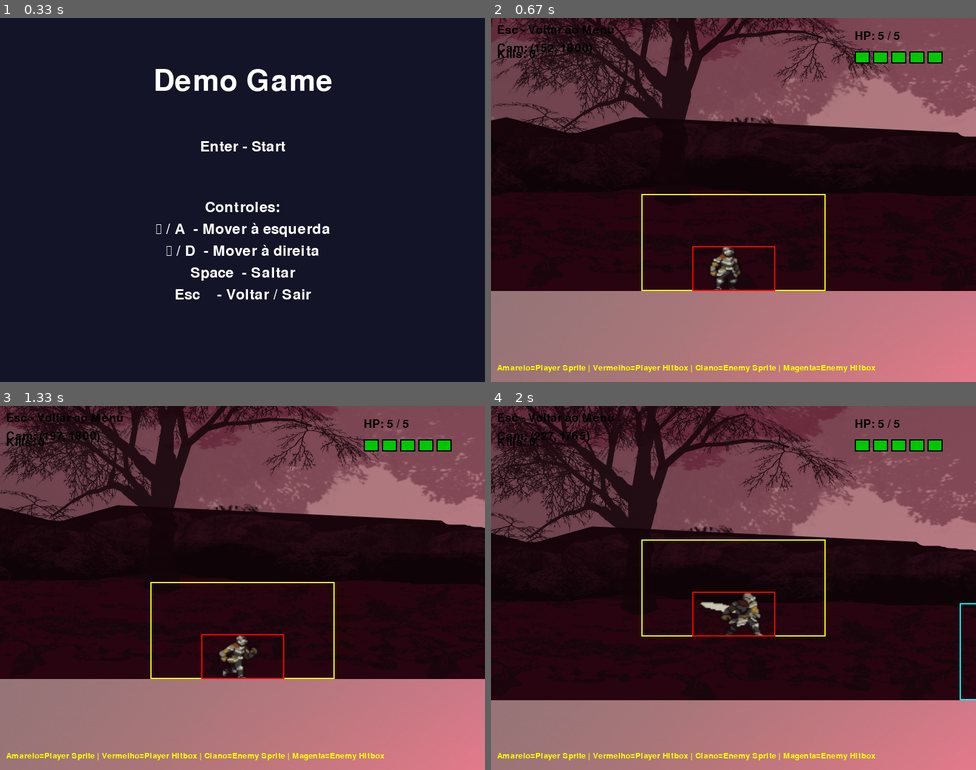
Above: before the commit, frames 1-4 (two rows, left to right).
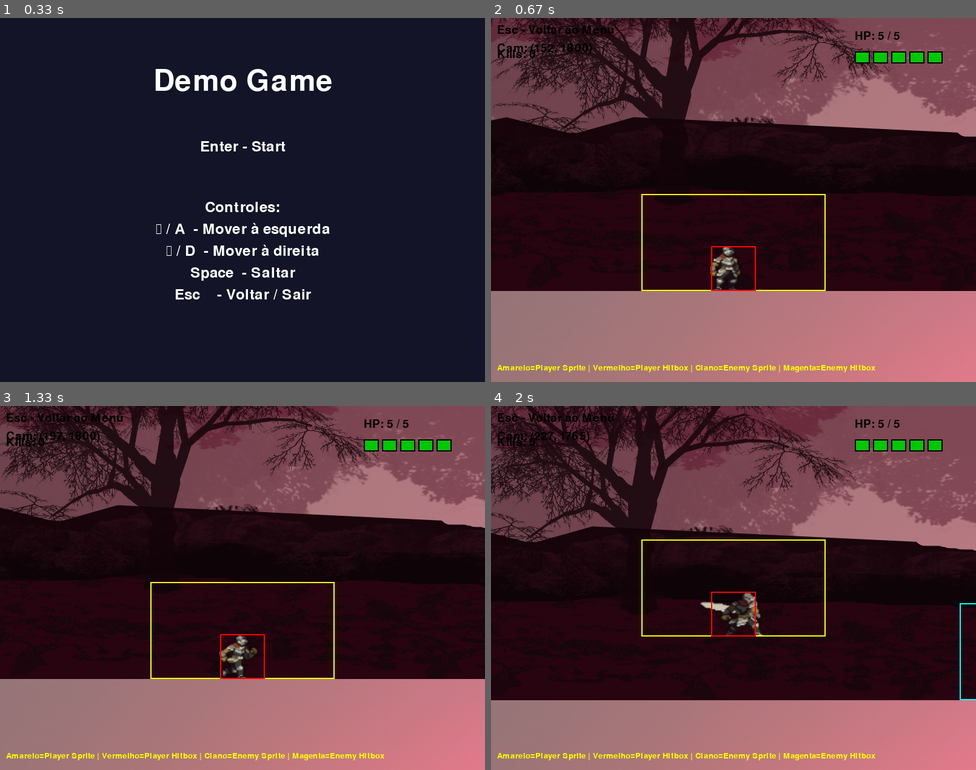
Above: after the commit, the same moments.

Repository: juniodevs/PyGameProject
Game: pygame game, started from src/main.py
Same seed, same stepped clock (60 frames per second), same inputs: the game is played once before the commit and once after it.
Inputs:
- Up to frame 1 (0.33 s): no input
- Up to frame 2 (0.67 s): tap Enter at 0.33 s
- Up to frame 3 (1.33 s): tap Ctrl at 0.67, 1.07 s; hold D from 1 s (still down)
- Up to frame 4 (2 s): tap Ctrl at 1.37, 1.57, 1.9 s; release D at 1.47 s; hold Up 1.5-1.8 s; hold W 1.5-1.8 s; hold Right from 1.83 s (still down); hold D from 1.83 s (still down)

Frame 1 is identical in both runs. In frame 2, 0.2% of the frame differs, in the area x 41-59%, y 62-75%; in frame 3, 0.2%; in frame 4, 0.2%.

Commit message:
Refactor hitbox dimensions for player and enemy; adjust collision detection to use hitboxes for better accuracy and consistency in gameplay.

Diff:
--- a/src/game/entities/enemy.py
+++ b/src/game/entities/enemy.py
@@ -24,9 +24,8 @@
         self.height = 160
         self.rect = pygame.Rect(x, y, self.width, self.height)
 
-        # Actual character hitbox (proportional to sprite)
         # Much larger to match sprite size better
-        self.hitbox_width = 137
+        self.hitbox_width = 74
         self.hitbox_height = 74
 
         # Movement
@@ -194,11 +193,15 @@
         else:
             self.on_ground = False
 
-        # Keep inside horizontal bounds
-        if self.rect.left < 0:
-            self.rect.left = 0
-        if self.rect.right > world_width:
-            self.rect.right = world_width
+        # Keep inside horizontal bounds based on hitbox (not sprite image)
+        # Shift the sprite rect so the hitbox remains inside the world bounds.
+        hb = self.get_hitbox()
+        if hb.left < 0:
+            overlap = 0 - hb.left
+            self.rect.x += overlap
+        if hb.right > world_width:
+            overlap = hb.right - world_width
+            self.rect.x -= overlap
 
         # Update cooldowns
         now = pygame.time.get_ticks()
--- a/src/game/entities/player.py
+++ b/src/game/entities/player.py
@@ -11,14 +11,12 @@
     """
 
     def __init__(self, x, y):
-        # target logical size for the sprite frames (increased size)
-        # Updated to 304x160 as per requirements
         self.width = 304
         self.height = 160
         self.rect = pygame.Rect(x, y, self.width, self.height)
 
         # Hitbox (same as enemy for consistency)
-        self.hitbox_width = 137
+        self.hitbox_width = 74
         self.hitbox_height = 74
 
         # Movement
@@ -193,6 +191,17 @@
         self.rect.x += int(self.vel_x + self.knockback_vel_x)
         self.rect.y += int(self.vel_y)
 
+        # Ensure horizontal/world bounds based on hitbox (not sprite image)
+        # If the hitbox is going out of bounds, shift the full sprite rect so the hitbox stays inside.
+        hb = self.get_hitbox()
+        if hb.left < 0:
+            # shift right by the overlap amount
+            overlap = 0 - hb.left
+            self.rect.x += overlap
+        if hb.right > screen_width:
+            overlap = hb.right - screen_width
+            self.rect.x -= overlap
+
         # Floor collision
         if self.rect.bottom >= ground_y:
             self.rect.bottom = ground_y
@@ -202,12 +211,6 @@
         else:
             self.on_ground = False
 
-        # Keep inside horizontal bounds
-        if self.rect.left < 0:
-            self.rect.left = 0
-        if self.rect.right > screen_width:
-            self.rect.right = screen_width
-
         # Decide animation state based on velocities and flags
         # Death/hit take precedence (not implemented death trigger here)
         if self.state == 'death':
--- a/src/game/scenes/gameplay.py
+++ b/src/game/scenes/gameplay.py
@@ -40,6 +40,8 @@
         self.background = ParallaxBackground(self.screen_width, self.screen_height, self.world_width, self.ground_y)
 
         self.font = pygame.font.Font(None, 28)
+        # Debug toggles
+        self.debug_attacks = False  # set True to print attack/hitbox rects when damage occurs
 
         # Death state tracking
         self.is_dead = False
@@ -209,34 +211,46 @@
         # Only check on attack states
         if not self.player.state.startswith('attack'):
             return
-
-        # Get attack hitbox (extends in front of player)
+        # Build attack rect relative to the player's hitbox (not sprite rect)
+        # This ensures vertical alignment and collisions are based on hitboxes only.
         attack_range = 180  # How far the attack reaches
-        attack_height = self.player.height // 2  # Narrower vertical range
-        attack_y_offset = self.player.height // 4
+        player_hb = self.player.get_hitbox()
+        attack_height = player_hb.height  # match hitbox height for consistent vertical coverage
+        attack_y = player_hb.top
 
         if self.player.facing > 0:
             attack_rect = pygame.Rect(
-                self.player.rect.right,
-                self.player.rect.top + attack_y_offset,
+                player_hb.right,
+                attack_y,
                 attack_range,
                 attack_height
             )
         else:
             attack_rect = pygame.Rect(
-                self.player.rect.left - attack_range,
-                self.player.rect.top + attack_y_offset,
+                player_hb.left - attack_range,
+                attack_y,
                 attack_range,
                 attack_height
             )
 
         # Check collision with enemies using their hitbox
+        # Narrow the vertical coverage of the attack to the central portion of the hitbox
+        # This reduces hitting transparent sprite areas above/below the body.
+        attack_height = max(8, int(player_hb.height * 0.6))
+        attack_y = player_hb.top + (player_hb.height - attack_height) // 2
+        if self.player.facing > 0:
+            attack_rect = pygame.Rect(player_hb.right, attack_y, attack_range, attack_height)
+        else:
+            attack_rect = pygame.Rect(player_hb.left - attack_range, attack_y, attack_range, attack_height)
+
         for enemy in self.enemies:
             enemy_hitbox = enemy.get_hitbox()
             if attack_rect.colliderect(enemy_hitbox):
                 # Damage enemy and knock it back (away from player)
                 damage_amount = 2
                 knockback_dir = 1 if self.player.facing > 0 else -1
+                if self.debug_attacks:
+                    print(f"ATTACK hit: attack_rect={attack_rect}, enemy_rect={enemy.rect}, enemy_hitbox={enemy_hitbox}")
                 killed = enemy.take_damage(damage_amount, knockback_dir)
 
                 # Knockback player back from enemy
@@ -253,26 +267,17 @@
             # Only check if enemy is in attack state
             if enemy.state != 'attack1' and enemy.state != 'attack2':
                 continue
-
-            # Get attack hitbox from enemy (extends in front of enemy)
+            # Get attack hitbox from enemy's hitbox (extends in front of enemy)
             attack_range = 180
-            attack_height = enemy.height // 2
-            attack_y_offset = enemy.height // 4
+            enemy_hb = enemy.get_hitbox()
+            # Narrow enemy attack vertical coverage to central portion of its hitbox
+            attack_height = max(8, int(enemy_hb.height * 0.6))
+            attack_y = enemy_hb.top + (enemy_hb.height - attack_height) // 2
 
             if enemy.facing > 0:
-                attack_rect = pygame.Rect(
-                    enemy.rect.right,
-                    enemy.rect.top + attack_y_offset,
-                    attack_range,
-                    attack_height
-                )
+                attack_rect = pygame.Rect(enemy_hb.right, attack_y, attack_range, attack_height)
             else:
-                attack_rect = pygame.Rect(
-                    enemy.rect.left - attack_range,
-                    enemy.rect.top + attack_y_offset,
-                    attack_range,
-                    attack_height
-                )
+                attack_rect = pygame.Rect(enemy_hb.left - attack_range, attack_y, attack_range, attack_height)
 
             # Check collision with player hitbox (use same hitbox system)
             player_hitbox = self.player.get_hitbox()
